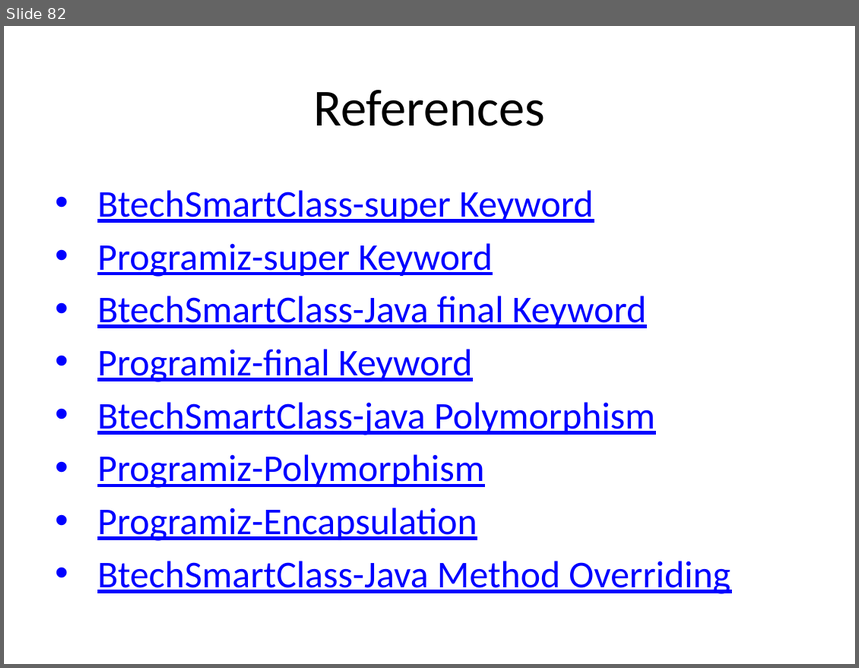
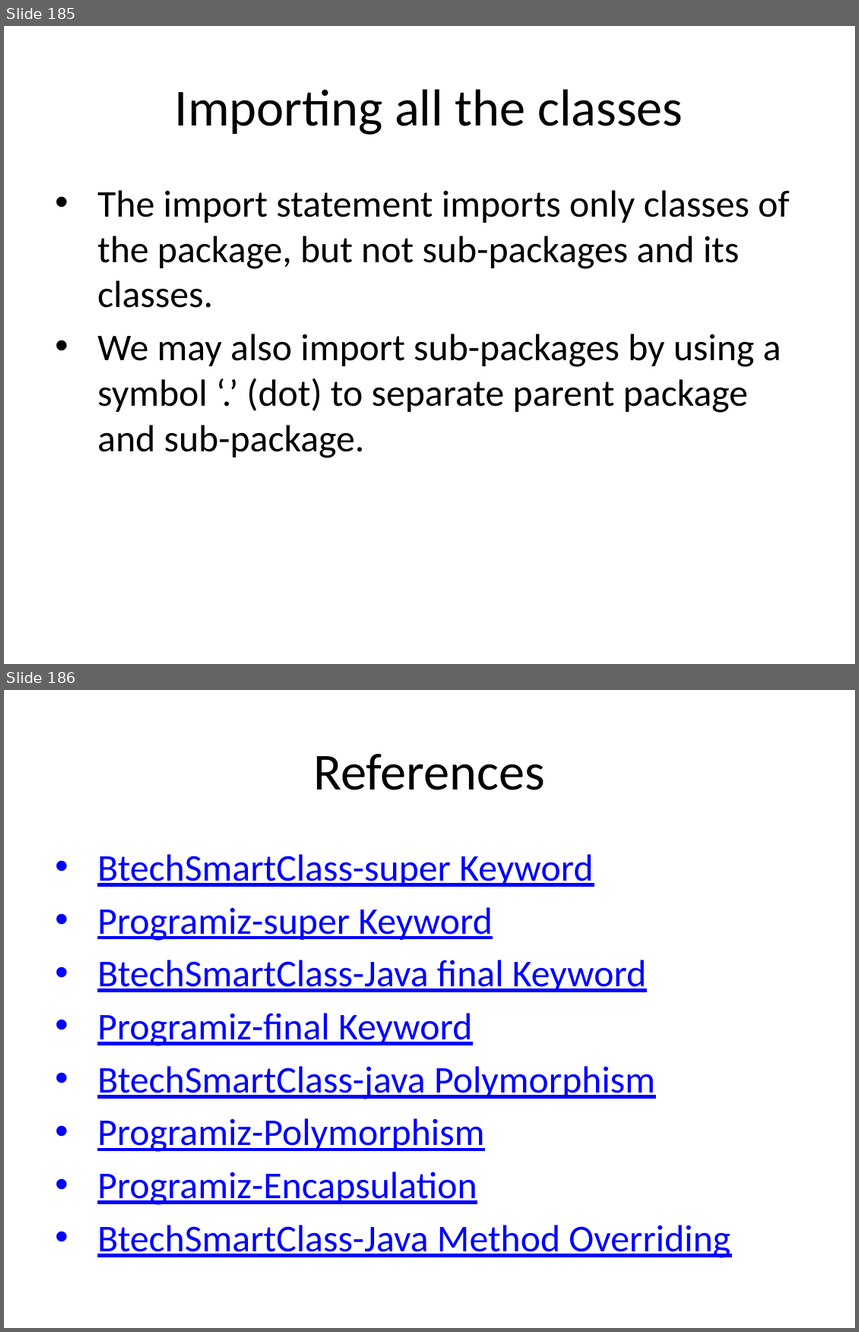
Before and after one commit to ucoruh/ce204-object-oriented-programming, a slide deck: docs/week-2/ce204-week-2.md_word.pptx. Shown one above the other, each under a label of ours: slide 82 before the commit, slides 185 and 186 after it. The pictures are 859x668 and 859x1332 pixels, drawn with LibreOffice and Linux fonts; fonts in the diff are those of the drawing. Boxes give left, top, right and bottom in pixels: in the first picture for what was removed or moved away, otherwise in the second. Text is boxed around its words. In the diff, an @@ line names an element or a change of style, - is before the commit and + after.

```diff
--- a/docs/week-2/ce204-week-2.md_word.pptx
+++ b/docs/week-2/ce204-week-2.md_word.pptx
@@ slide 185 added at box(4, 26, 855, 664), background #FFFFFF @@
@@ title added at box(175, 89, 683, 135), 44 pt, text #000000 @@
+Importing all the classes
@@ text added at box(97, 190, 789, 458), 32 pt, text #000000 @@
+• The import statement imports only classes of the package, but not sub-packages and its classes.
+• We may also import sub-packages by using a symbol ‘.’ (dot) to separate parent package and sub-package.
@@ what was slide 82 is now slide 186 @@
```
Also in this commit, not shown: 103 other slides added, 6 other files.
